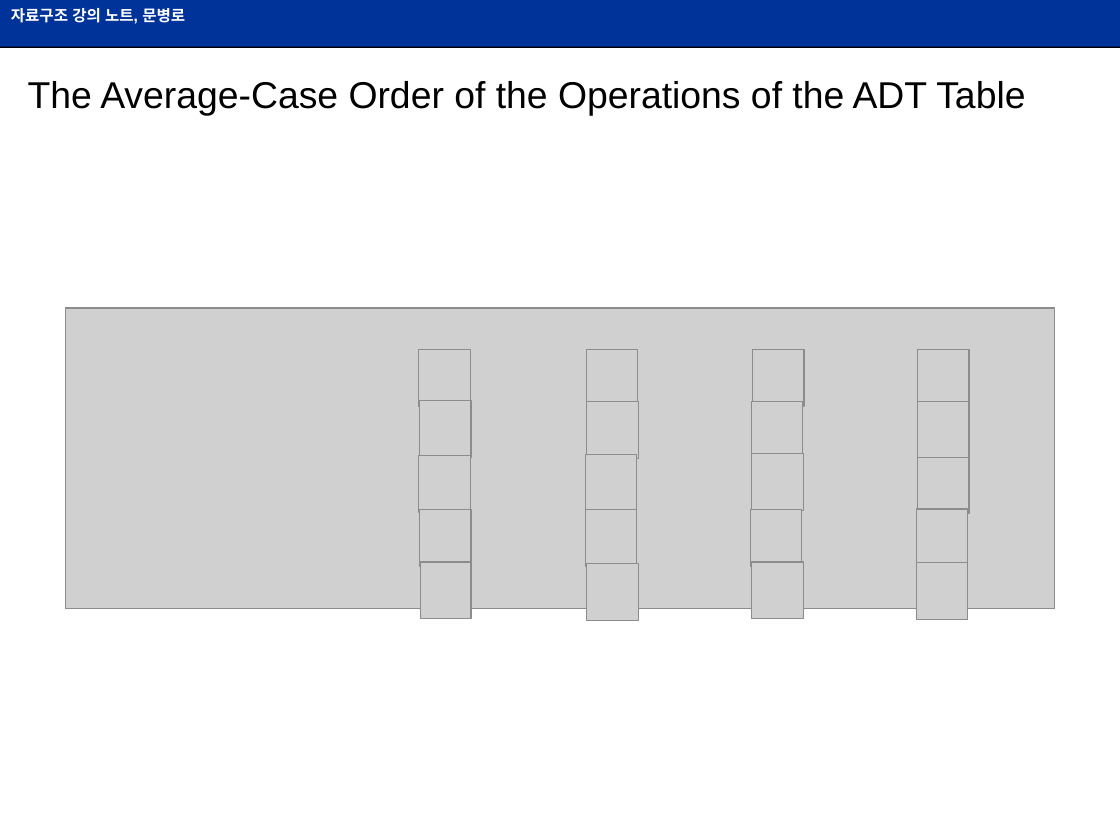
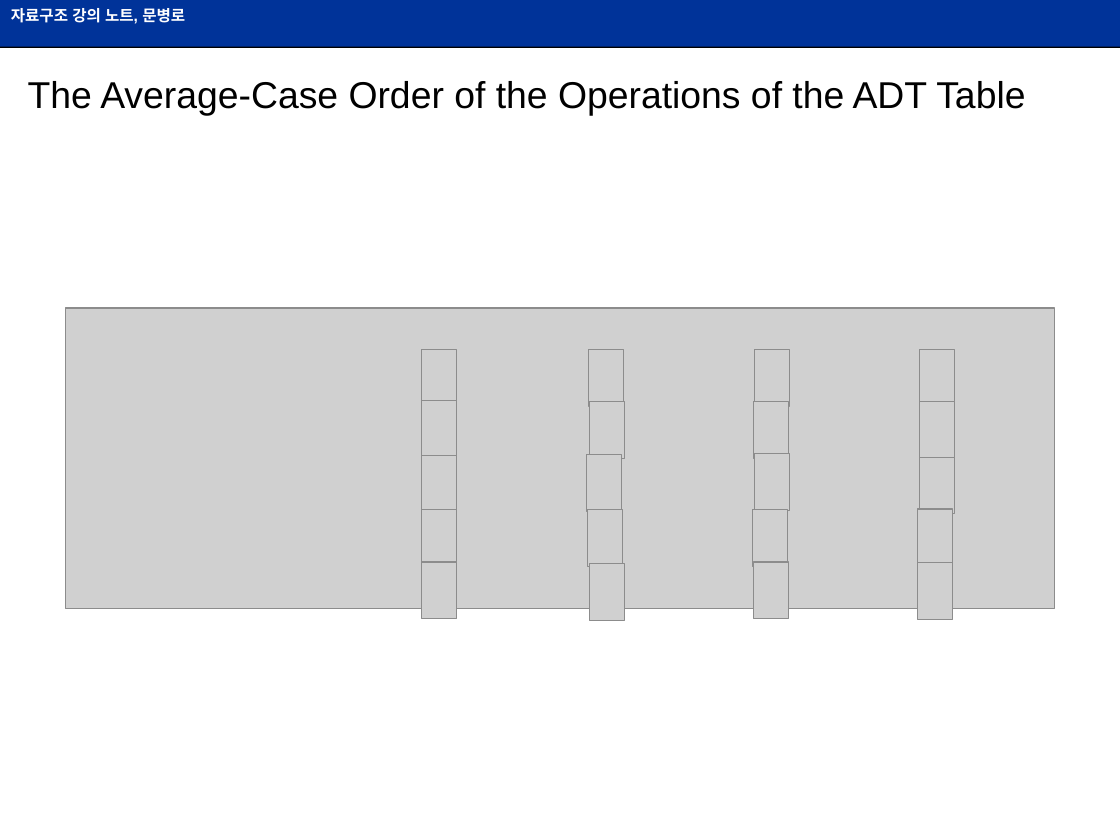
Before and after one commit to kajebiii/snuLecture, a slide deck: slide 7 of 2018-Spring/자료구조/lecture/Chapter11-table과priorityQueue.ppt. Drawn at 1120x840 pixels with LibreOffice and Linux fonts; fonts in the diff are those of the drawing; grey boxes stand for pictures. Boxes give left, top, right and bottom in pixels: in the first picture for what was removed or moved away, otherwise in the second. Text is boxed around its words. In the diff, an @@ line names an element or a change of style, - is before the commit and + after.

```diff
--- a/2018-Spring/자료구조/lecture/Chapter11-table과priorityQueue.ppt
+++ b/2018-Spring/자료구조/lecture/Chapter11-table과priorityQueue.ppt
@@ picture: place and size @@
-picture at (419, 349, 470, 407)
+picture at (421, 349, 456, 407)
@@ picture: place and size @@
-picture at (586, 349, 637, 407)
+picture at (588, 349, 623, 407)
@@ picture: place and size @@
-picture at (753, 349, 804, 407)
+picture at (755, 349, 790, 407)
@@ picture: place and size @@
-picture at (917, 349, 969, 407)
+picture at (920, 349, 955, 407)
@@ picture: place and size @@
-picture at (420, 401, 472, 458)
+picture at (422, 401, 457, 458)
@@ picture: place and size @@
-picture at (587, 402, 638, 459)
+picture at (589, 402, 624, 459)
@@ picture: place and size @@
-picture at (752, 402, 803, 459)
+picture at (754, 402, 788, 459)
@@ picture: place and size @@
-picture at (917, 402, 969, 459)
+picture at (920, 402, 955, 459)
@@ picture: place and size @@
-picture at (419, 456, 470, 513)
+picture at (421, 456, 456, 513)
@@ picture: place and size @@
-picture at (586, 455, 637, 512)
+picture at (587, 455, 622, 512)
@@ picture: place and size @@
-picture at (752, 454, 803, 511)
+picture at (754, 454, 788, 511)
@@ picture: place and size @@
-picture at (917, 458, 969, 514)
+picture at (920, 458, 955, 514)
@@ picture: place and size @@
-picture at (420, 510, 472, 567)
+picture at (422, 510, 457, 567)
@@ picture: place and size @@
-picture at (586, 510, 637, 567)
+picture at (588, 510, 623, 567)
@@ picture: place and size @@
-picture at (750, 510, 802, 567)
+picture at (753, 510, 787, 567)
@@ picture: place and size @@
-picture at (916, 510, 968, 567)
+picture at (917, 510, 952, 567)
@@ picture: place and size @@
-picture at (420, 562, 470, 619)
+picture at (422, 562, 457, 619)
@@ picture: place and size @@
-picture at (587, 563, 638, 620)
+picture at (589, 563, 624, 620)
@@ picture: place and size @@
-picture at (752, 562, 803, 619)
+picture at (754, 562, 788, 619)
@@ picture: place and size @@
-picture at (916, 563, 968, 620)
+picture at (917, 563, 952, 620)
```
Also in this commit, not shown: 2 other slides changed, 1 slide added, 1 slide removed, 28 other files.
